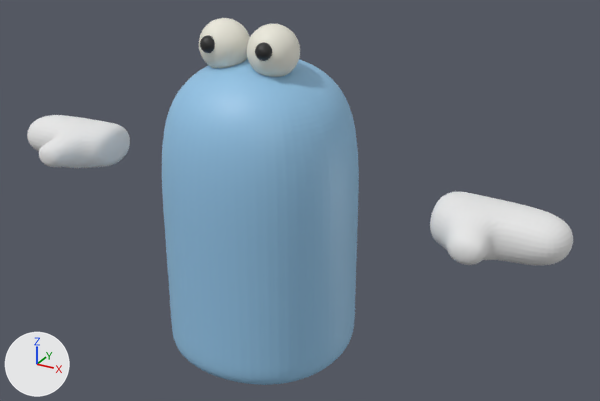
What one commit did to the Blender file assets/fighter.blend.
Before and after are seen from a 50 mm camera at (0.884, -1.432, 1.106) aimed at (0.077, 0.036, 0.372). The lights are fixed; the arrows at lower left show +X, +Y and +Z. The picture after the commit comes second.

In view in the first picture: 'body', 'eye', 'hand'.
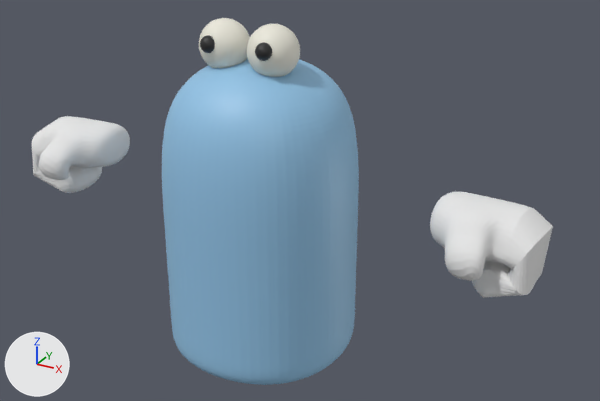
The newer file adds a shape key; the second version is drawn at full value of the shape key 'fist' of 'hand', and the change is written as the vertex moves it makes.

Edits to the scene script, one JSON object a line:
```json
{"block": "me_cube_003", "where": "# used by ob_hand; location = (0.0, 0.0, 0.0)"}
{"op": "remove", "block": "me_cube_003", "code": "me_cube_003.from_pydata(...)  # 2820 vertices, 2816 faces; spans x -0.664..0.664, y -0.136..0.072, z 0.372..0.474"}
{"op": "add", "block": "me_cube_003", "code": "me_cube_003.from_pydata(...)  # 2820 vertices, 2816 faces; spans x -0.62..0.62, y -0.137..0.074, z 0.296..0.474"}
{"block": "me_cube_003", "change": "me_cube_003 part 1: 1029 of 2820 vertices moved; they spanned x 0.441..0.664, y -0.136..0.07, z 0.372..0.474 and now span x 0.441..0.62, y -0.137..0.074, z 0.296..0.474; mean shift (-0.02, 0.004, -0.025); largest move (0.649, -0.001, 0.455) -> (0.494, 0.003, 0.312)"}
{"block": "me_cube_003", "change": "me_cube_003 part 2: 1029 of 2820 vertices moved; they spanned x -0.664..-0.441, y -0.136..0.07, z 0.372..0.474 and now span x -0.62..-0.441, y -0.137..0.074, z 0.296..0.474; mean shift (0.02, 0.004, -0.025); largest move (-0.649, -0.001, 0.455) -> (-0.494, 0.003, 0.312)"}
```

Where the change shows, as pixel boxes (x1, y1, x2, y2) in the pictures (600 x 401 px; the box of a moved part takes in the faces that stretch with it):
```json
{"object": "hand", "change": "reshaped", "before": [27, 115, 573, 265], "after": [32, 116, 553, 298], "on screen": "21% taller"}
{"part": 1, "of": "me_cube_003", "change": "moved or reshaped", "before": [443, 195, 573, 265], "after": [443, 195, 553, 298]}
{"part": 2, "of": "me_cube_003", "change": "moved or reshaped", "before": [27, 115, 101, 168], "after": [32, 116, 102, 193]}
```
